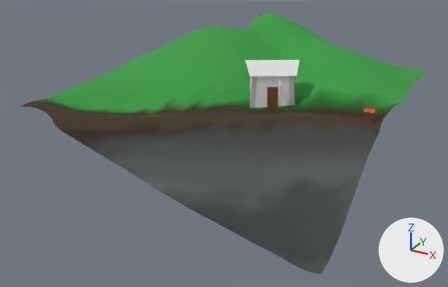
The Blender file src/blender/chunktest.blend, before and after one commit.
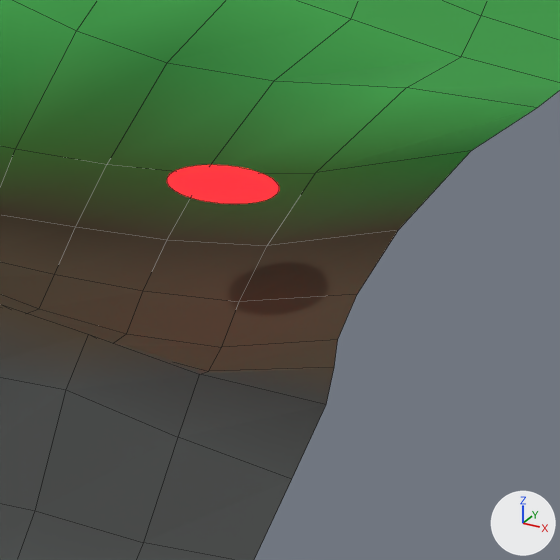
The first picture shows the older version from a camera (50 mm lens) standing at (57.4, -111.5, 42.3) and looking at (-0.9, -5.5, -10.7). The close-ups show both versions on the part from 78% to 90% of the width and 32% to 51% of the height of that picture; other places that the commit changed are outside them. The axes (+X, +Y, +Z) are drawn at lower right. The lights are the same throughout. The close-ups show mesh edges as thin lines.

Script lines for the objects in view, before the commit:
```python
me_circle = bpy.data.meshes.new('Circle')
me_circle.from_pydata(...)  # 32 vertices, 1 face; spans x -1.0..1.0, y -1.0..1.0, z 0.0
me_circle.materials.append(mat_material_005)  # red #e70020
me_plane = bpy.data.meshes.new('Plane')
me_plane.from_pydata(...)  # 1156 vertices, 1089 faces; spans x -32.2..32.0, y -35.5..32.8, z -15.7..9.3
me_plane.materials.append(mat_material_001)
ob_circle = bpy.data.objects.new('Circle', me_circle)
ob_circle.location = (0.0, 0.0, 0.0)
ob_floor = bpy.data.objects.new('floor', me_plane)
ob_floor.location = (0.0, 0.0, 0.0)
ob_player = bpy.data.objects.new('player', None)
ob_player.location = (27.91, 0.21, 0.07)
ob_player.instance_type = 'COLLECTION'
ob_player.instance_collection = col_player
```
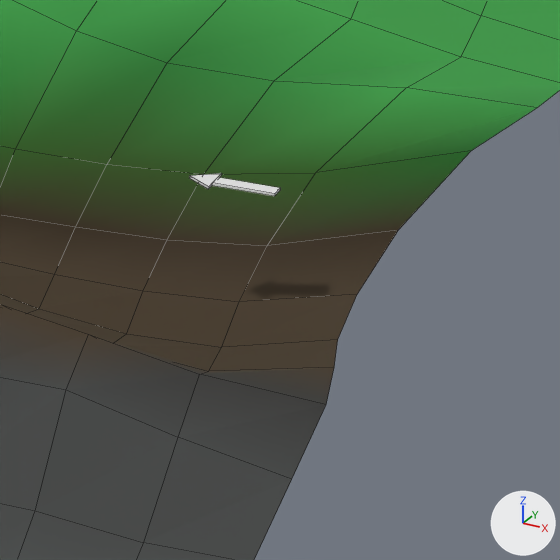
Changed parts and their boxes (x1, y1, x2, y2) in the close-ups (560 x 560 px):
'player', reshaped, recoloured, surface changed, turned: before (167, 165, 279, 204); after (189, 173, 280, 196)

The change, as a diff of the scene's bpy script:
```diff
--- a/src/blender/chunktest.blend.py
+++ b/src/blender/chunktest.blend.py
@@ me_plane_001 @@
+me_plane_001.from_pydata([(-0.17, -1.0, 0.05), (0.17, -1.0, 0.05), (-0.17, 0.15, 0.05), (0.17, 0.15, 0.05), (-0.4, 0.15, 0.05), (0.4, 0.15, 0.05), (0.0, 0.62, 0.05), (-0.17, -1.0, 0.0), (0.17, -1.0, 0.0), (-0.17, 0.15, 0.0), (0.17, 0.15, 0.0), (-0.4, 0.15, 0.0), (0.4, 0.15, 0.0), (0.0, 0.62, 0.0)], [], [(0, 1, 3, 2), (2, 3, 5, 4), (4, 5, 6), (7, 9, 10, 8), (9, 11, 12, 10), (11, 13, 12), (4, 11, 9, 2), (1, 8, 10, 3), (2, 9, 7, 0), (6, 13, 11, 4), (3, 10, 12, 5), (0, 7, 8, 1), (5, 12, 13, 6)])
+me_plane_001.materials.append(mat_material)  # its picture is missing
@@ col_player @@
 col_player = bpy.data.collections.new('player')
-col_player.objects.link(ob_circle)
+col_player.objects.link(ob_plane)
@@ ob_player @@
 ob_player.location = (27.91, 0.21, 0.07)
+ob_player.rotation_euler = (0.0, 0.0, -1.571)  # degrees (0, 0, -90)
 ob_player.instance_type = 'COLLECTION'
@@ ob_circle @@
-ob_circle = bpy.data.objects.new('Circle', me_circle)
-ob_circle.location = (0.0, 0.0, 0.0)
@@ ob_plane @@
+ob_plane = bpy.data.objects.new('Plane', me_plane_001)
+ob_plane.location = (0.0, 0.0, 0.0)
+ob_plane.rotation_euler = (0.0, 0.0, 3.142)  # degrees (0, 0, 180)
```
